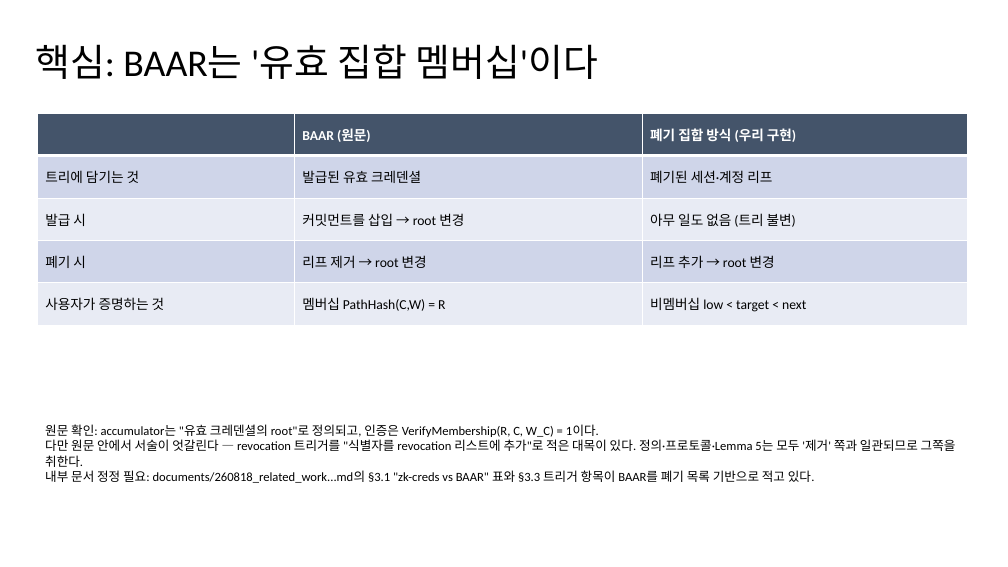
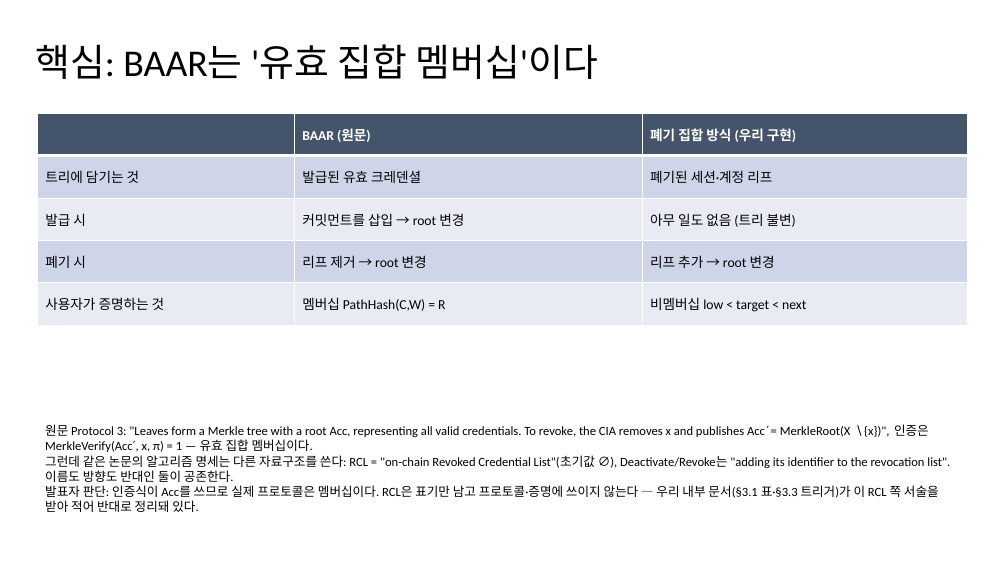
Before and after one commit to mhjung93/google-oidc-demo, a slide deck: slide 13 of documents/260903_seminar_BAAR.pptx. Drawn at 1008x567 pixels with LibreOffice and Linux fonts; fonts in the diff are those of the drawing. Boxes give left, top, right and bottom in pixels: in the first picture for what was removed or moved away, otherwise in the second. Text is boxed around its words. In the diff, an @@ line names an element or a change of style, - is before the commit and + after.

```diff
--- a/documents/260903_seminar_BAAR.pptx
+++ b/documents/260903_seminar_BAAR.pptx
@@ text at (45, 424, 950, 512): text changed @@
-원문 확인: accumulator는 "유효 크레덴셜의 root"로 정의되고, 인증은 VerifyMembership(R, C, W_C) = 1이다.
-다만 원문 안에서 서술이 엇갈린다 — revocation 트리거를 "식별자를 revocation 리스트에 추가"로 적은 대목이 있다. 정의·프로토콜·Lemma 5는 모두 '제거' 쪽과 일관되므로 그쪽을 취한다.
-내부 문서 정정 필요: documents/260818_related_work...md의 §3.1 "zk-creds vs BAAR" 표와 §3.3 트리거 항목이 BAAR를 폐기 목록 기반으로 적고 있다.
+원문 Protocol 3: "Leaves form a Merkle tree with a root Acc, representing all valid credentials. To revoke, the CIA removes x and publishes Acc′ = MerkleRoot(X ∖ {x})", 인증은 MerkleVerify(Acc′, x, π) = 1 — 유효 집합 멤버십이다.
+그런데 같은 논문의 알고리즘 명세는 다른 자료구조를 쓴다: RCL = "on-chain Revoked Credential List"(초기값 ∅), Deactivate/Revoke는 "adding its identifier to the revocation list". 이름도 방향도 반대인 둘이 공존한다.
+발표자 판단: 인증식이 Acc를 쓰므로 실제 프로토콜은 멤버십이다. RCL은 표기만 남고 프로토콜·증명에 쓰이지 않는다 — 우리 내부 문서(§3.1 표·§3.3 트리거)가 이 RCL 쪽 서술을 받아 적어 반대로 정리돼 있다.
```
Also in this commit, not shown: 10 other slides changed, 2 slides added, 1 slide removed, 3 other files.
